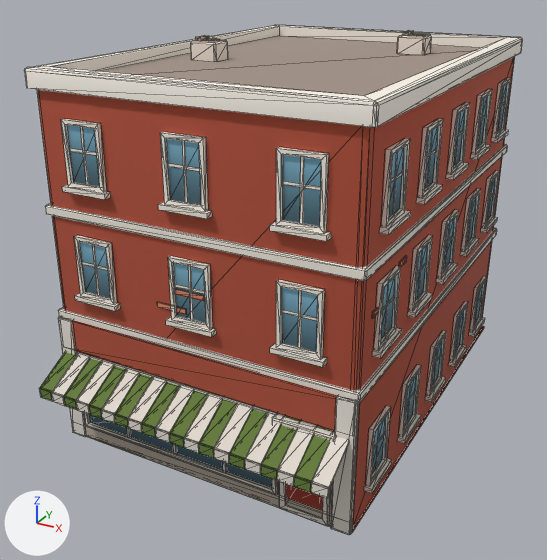
What one commit did to the glTF model newcity/art/kit/boylston_s10.glb.
The view is the same before and after, from a 50 mm lens placed at (11.1, -22.5, 14.9), pointed at (-0.4, -1.7, 4.4). Arrows for +X, +Y and +Z are at lower left; the lights stay in place. The older version comes first. Mesh edges are drawn as thin lines. Vertices at exactly the same position are counted once.

In view in the first picture: 'boylston_s10'.
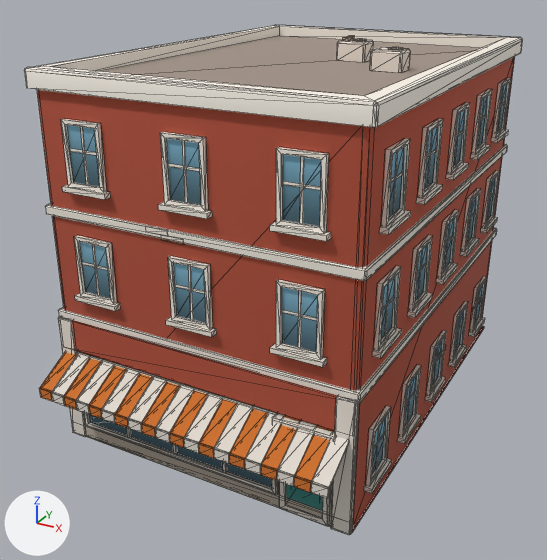
Diff of the bpy script that builds the scene:
```diff
--- a/newcity/art/kit/boylston_s10.glb.py
+++ b/newcity/art/kit/boylston_s10.glb.py
@@ me_boylston_s10 @@
 # used by ob_boylston_s10; location = (0.0, 0.0, 0.0)
-me_boylston_s10.from_pydata(...)  # 1932 vertices, 2630 faces; spans x -5.2..5.2, y -8.4..7.2, z 0.0..12.2
+me_boylston_s10.from_pydata(...)  # 1924 vertices, 2620 faces; spans x -5.2..5.2, y -8.4..7.2, z 0.0..12.2
+# me_boylston_s10 part 1: the loose piece of 16 vertices spanning x -0.6..0.4, y -7.0, z 6.0..6.2 is moved by (3.3, 0.0, -5.0)
+# me_boylston_s10 part 2: the loose piece of 16 vertices spanning x 5.0, y -4.5..-4.0, z 7.0..7.2 is scaled about its middle by (1, 1.51, 1), then moved by (0.0, 5.0, -5.2)
+# me_boylston_s10 part 3: the loose piece of 16 vertices spanning x 5.0, y -6.3..-5.8, z 6.3..6.5 is scaled about its middle by (1, 2.03, 1), then moved by (0.0, 11.2, -4.5)
+# me_boylston_s10 part 4: the loose piece of 16 vertices spanning x 2.1..2.5, y 3.7..4.1, z 12.1 is moved by (0.7, -4.1, 0.0)
+# me_boylston_s10 part 5: the loose piece of 20 vertices spanning x -3.7..-2.7, y -1.3..-0.5, z 11.5..12.1 is moved by (6.0, 0.7, 0.0)
+# me_boylston_s10 part 6: the loose piece of 16 vertices spanning x -3.3..-2.8, y -1.1..-0.6, z 12.1 is moved by (4.2, 2.2, 0.0)
+# me_boylston_s10 part 7: the loose piece of 8 vertices spanning x 1.8..2.0, y 3.7..4.2, z 12.1..12.2 is moved by (-1.1, -2.6, 0.0)
+# me_boylston_s10 part 8: the loose piece of 8 vertices spanning x -3.5..-3.3, y -1.1..-0.6, z 12.1..12.2 is deleted
+# me_boylston_s10 part 9: 2 vertices moved from x 1.7..2.6, y 3.5..4.2, z 11.5..12.0 to x 0.5..1.5, y 1.0..1.7, z 12.0..12.1; 18 vertices removed from x 1.6..2.6, y 3.5..4.3, z 11.5..12.1; 18 vertices added at x 0.5..1.5, y 0.9..1.7, z 11.5..12.1
+# me_boylston_s10 part 10: 16 vertices moved from x -1.2..-0.2, y -7.0, z 5.5..5.6 to x 2.6..3.6, y -7.0, z 1.8..2.0
+# me_boylston_s10 part 11: 248 kept faces spanning x -5.0..5.0, y -8.4..5.9, z 0.2..10.4 get new texture (UV) coordinates
+# other edits to the shape of me_boylston_s10 do not show in these pictures
 me_boylston_s10.materials.append(mat_kit_atlas)
```

Changed parts and their boxes (x1, y1, x2, y2) in the pictures (547 x 560 px; the box of a moved part takes in the faces that stretch with it):
part 1 of me_boylston_s10, moved or reshaped (not visible afterwards): before (175, 289, 204, 301)
part 2 of me_boylston_s10, moved or reshaped (not visible afterwards): before (399, 256, 407, 267)
part 3 of me_boylston_s10, moved or reshaped (not visible afterwards): before (372, 308, 378, 318)
part 4 of me_boylston_s10, moved or reshaped: before (413, 34, 426, 36); after (388, 47, 403, 51)
part 5 of me_boylston_s10, moved or reshaped: before (191, 40, 228, 62); after (370, 47, 411, 73)
part 6 of me_boylston_s10, moved or reshaped: before (206, 39, 220, 42); after (353, 39, 367, 42)
part 7 of me_boylston_s10, moved or reshaped: before (403, 30, 414, 36); after (343, 36, 355, 41)
part 8 of me_boylston_s10, deleted: before (196, 35, 209, 41)
part 9 of me_boylston_s10, moved or reshaped: before (397, 35, 432, 55); after (337, 40, 374, 62)
part 10 of me_boylston_s10, moved or reshaped (not visible afterwards): before (157, 302, 186, 315)
part 11 of me_boylston_s10, surface changed (green to orange): (40, 352, 441, 510) in both
